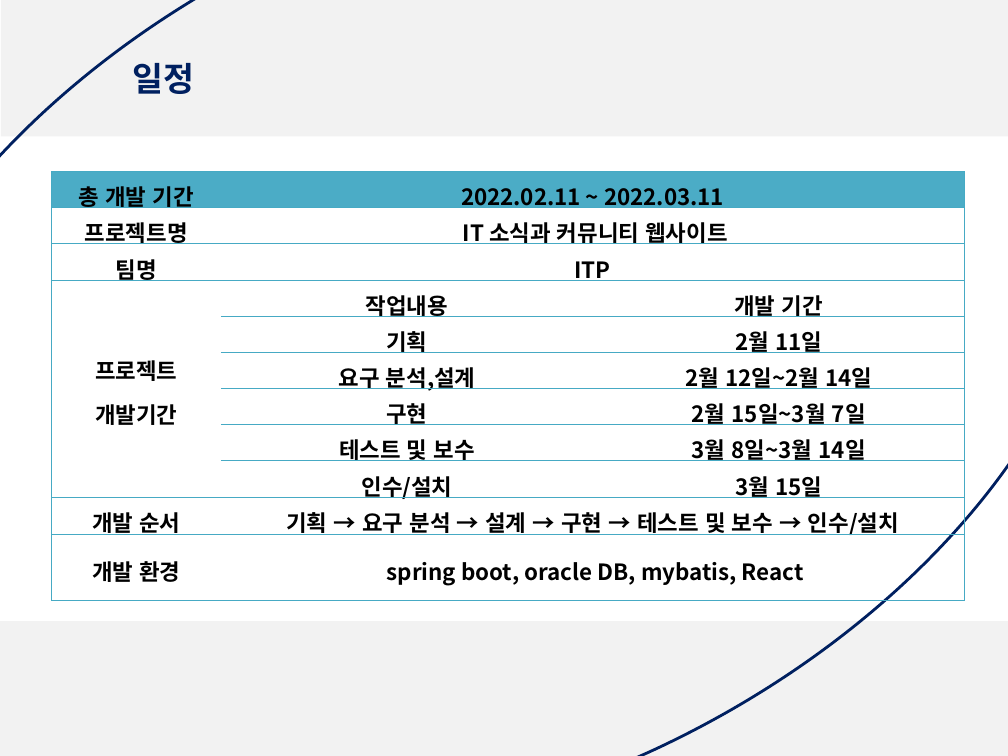
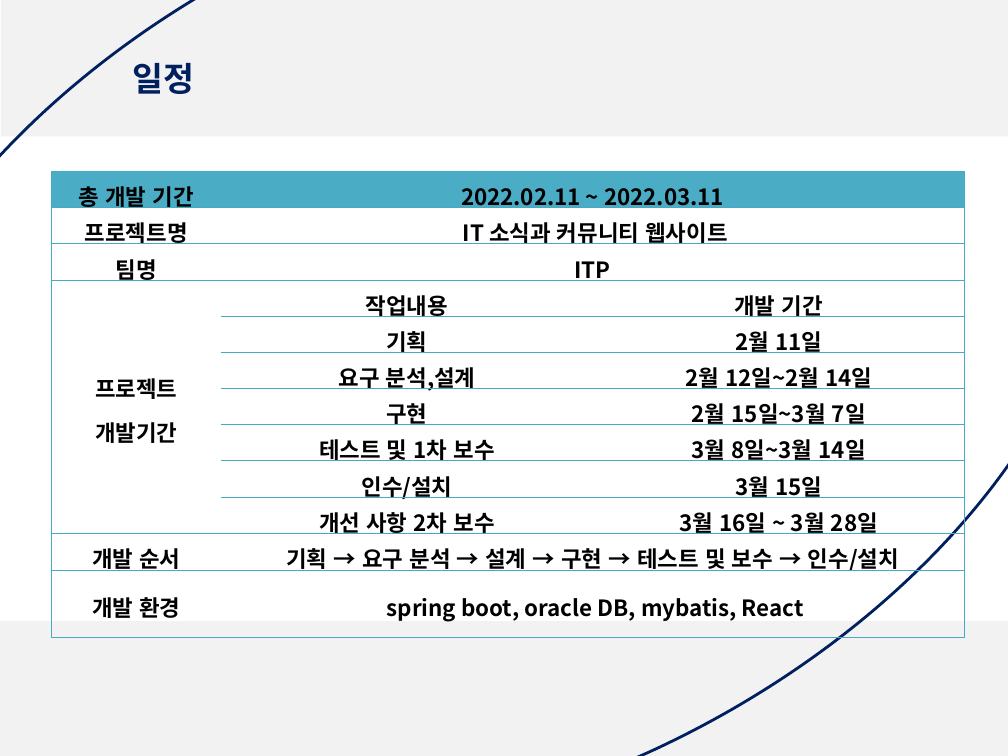
Before and after one commit to yeajinlee/ITP-team, a slide deck: slide 11 of multi_final/문서/3차 5조 2-15일 발표 자료(최종)/final_project_03.15 발표.pptx. Drawn at 1008x756 pixels with LibreOffice and Linux fonts; fonts in the diff are those of the drawing. Boxes give left, top, right and bottom in pixels: in the first picture for what was removed or moved away, otherwise in the second. Text is boxed around its words. In the diff, an @@ line names an element or a change of style, - is before the commit and + after.

```diff
--- a/multi_final/문서/3차 5조 2-15일 발표 자료(최종)/final_project_03.15 발표.pptx
+++ b/multi_final/문서/3차 5조 2-15일 발표 자료(최종)/final_project_03.15 발표.pptx
@@ table at [51,171,965,626] @@
-row 8, column 2: 테스트 및 보수
+row 8, column 2: 테스트 및 1차 보수
+row 10:  | 개선 사항 2차 보수 | 3월 16일 ~ 3월 28일
```
Also in this commit, not shown: 2 other slides changed, 7 other files.
